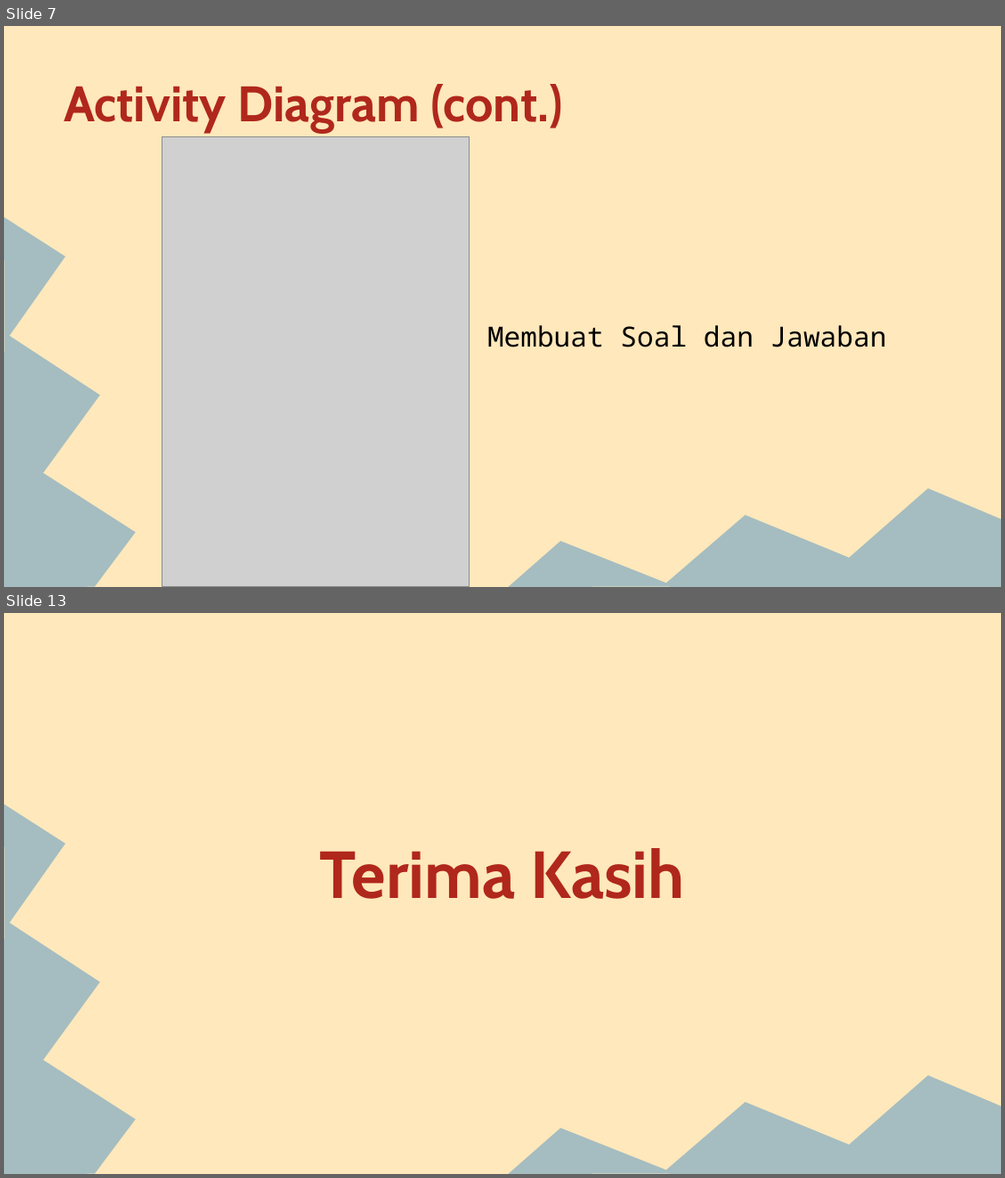
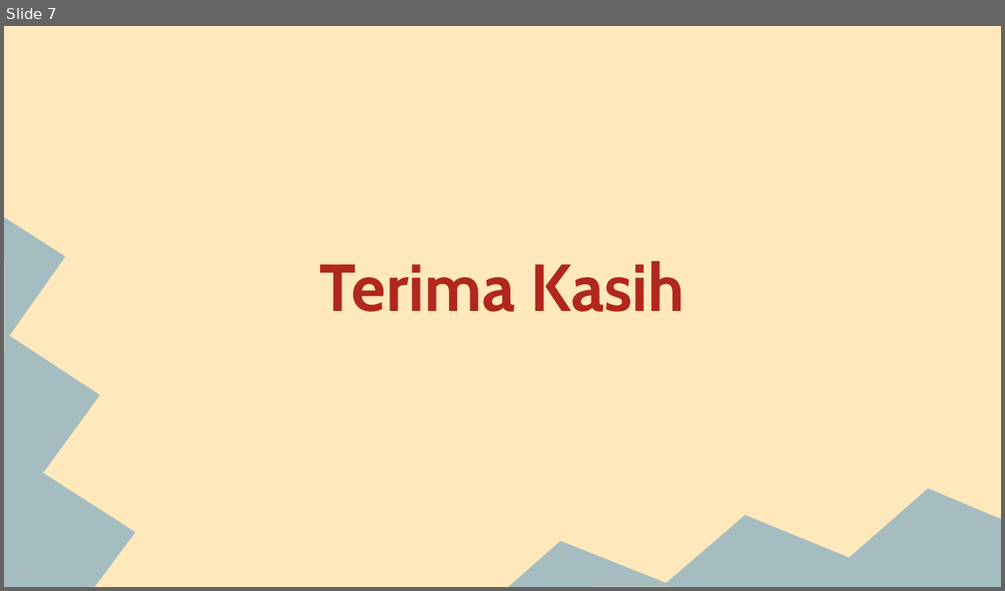
Before and after one commit to kikiiramdhani123/basdat-dan-psbo, a slide deck: PPT Presentasi Akhir.pptx. Shown one above the other, each under a label of ours: slides 7 and 13 before the commit, slide 7 after it; the slides between them are not shown. The pictures are 1005x1178 and 1005x591 pixels, drawn with LibreOffice and Linux fonts; fonts in the diff are those of the drawing; grey boxes stand for pictures. Boxes give left, top, right and bottom in pixels: in the first picture for what was removed or moved away, otherwise in the second. Text is boxed around its words. In the diff, an @@ line names an element or a change of style, - is before the commit and + after.

Commit message:
update
contoh soal

```diff
--- a/PPT Presentasi Akhir.pptx
+++ b/PPT Presentasi Akhir.pptx
@@ slide 7 removed at (4, 26, 1001, 587), background #FFE8BB; not listed: 2 template elements that a slide beside it also shows @@
@@ title removed at (64, 84, 562, 133) @@
-Activity Diagram (cont.)
@@ picture removed at (162, 136, 469, 587) @@
@@ text removed at (487, 325, 887, 347) @@
-Membuat Soal dan Jawaban
@@ what was slide 13 is now slide 7 @@
```
Also in this commit, not shown: 2 slides changed, 4 slides added, 9 other slides removed, 6 other files.
